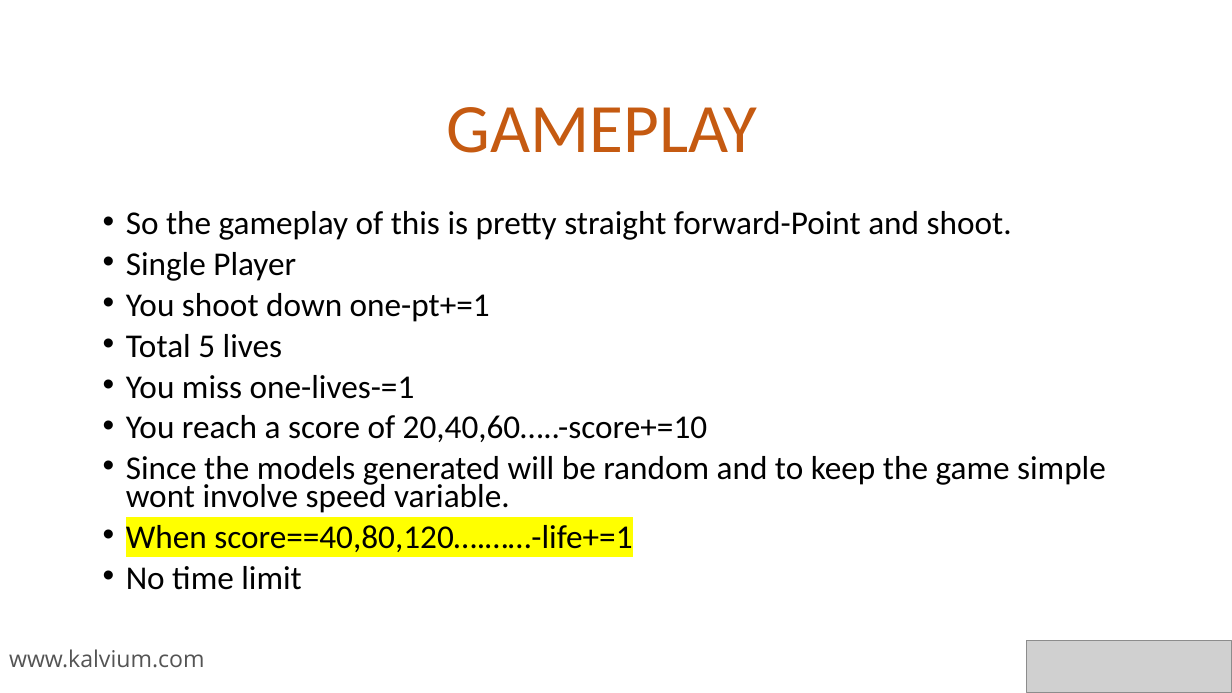
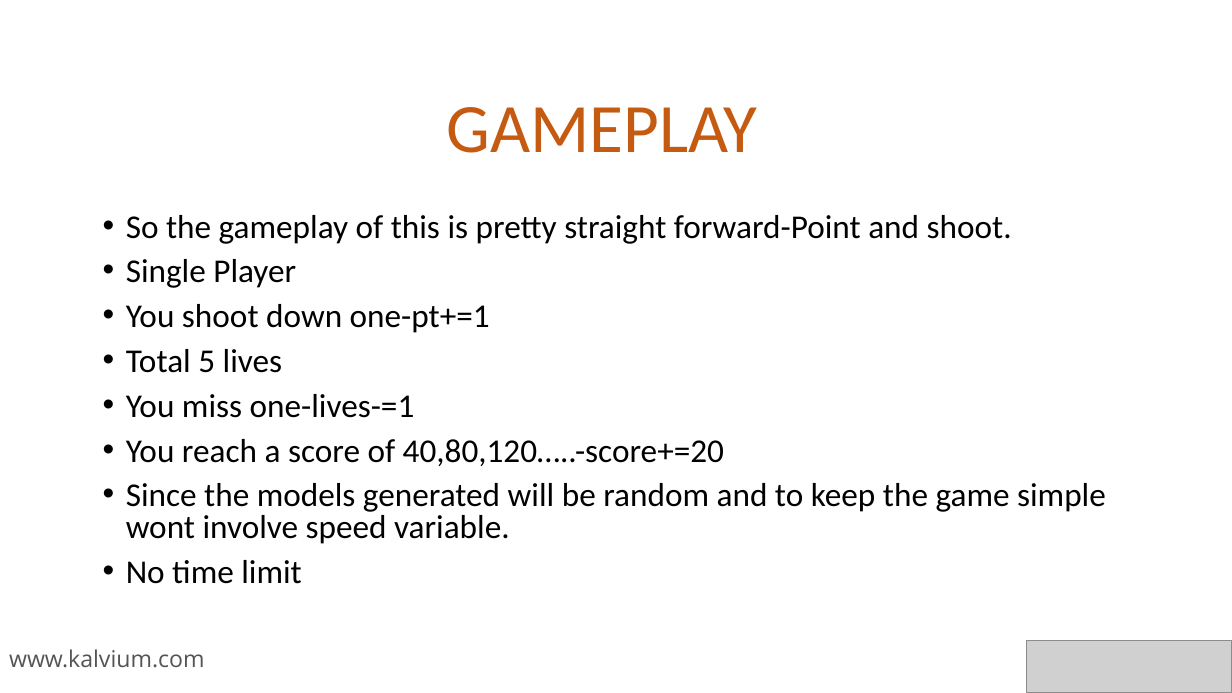
Before and after one commit to AbhishekNaik1112/Bird-Shooter-Game, a slide deck: slide 3 of SHOOTING GAME.pptx. Drawn at 1232x693 pixels with LibreOffice and Linux fonts; fonts in the diff are those of the drawing; grey boxes stand for pictures. Boxes give left, top, right and bottom in pixels: in the first picture for what was removed or moved away, otherwise in the second. Text is boxed around its words. In the diff, an @@ line names an element or a change of style, - is before the commit and + after.

Commit message:
score cp

```diff
--- a/SHOOTING GAME.pptx
+++ b/SHOOTING GAME.pptx
@@ text at <box>126,215,1106,584</box>: line spacing 0.7 to 0.8 @@
@@ text at <box>126,439,724,466</box>: text changed @@
-• You reach a score of 20,40,60…..-score+=10
+• You reach a score of 40,80,120…..-score+=20
@@ text at <box>126,525,632,552</box>: paragraph removed @@
-• When score==40,80,120….……-life+=1
```
